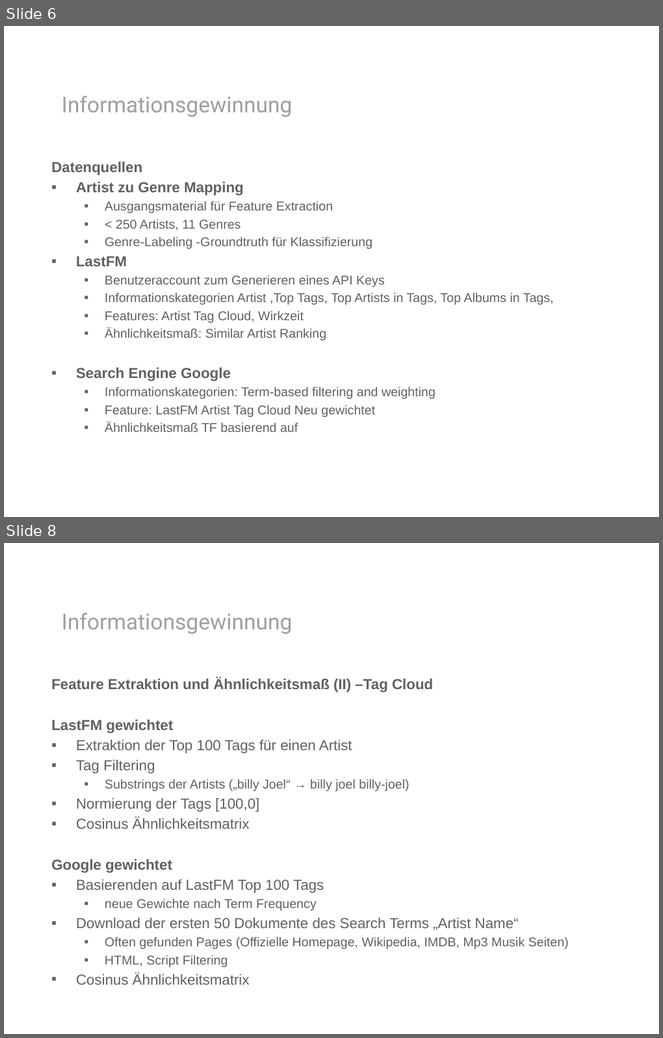
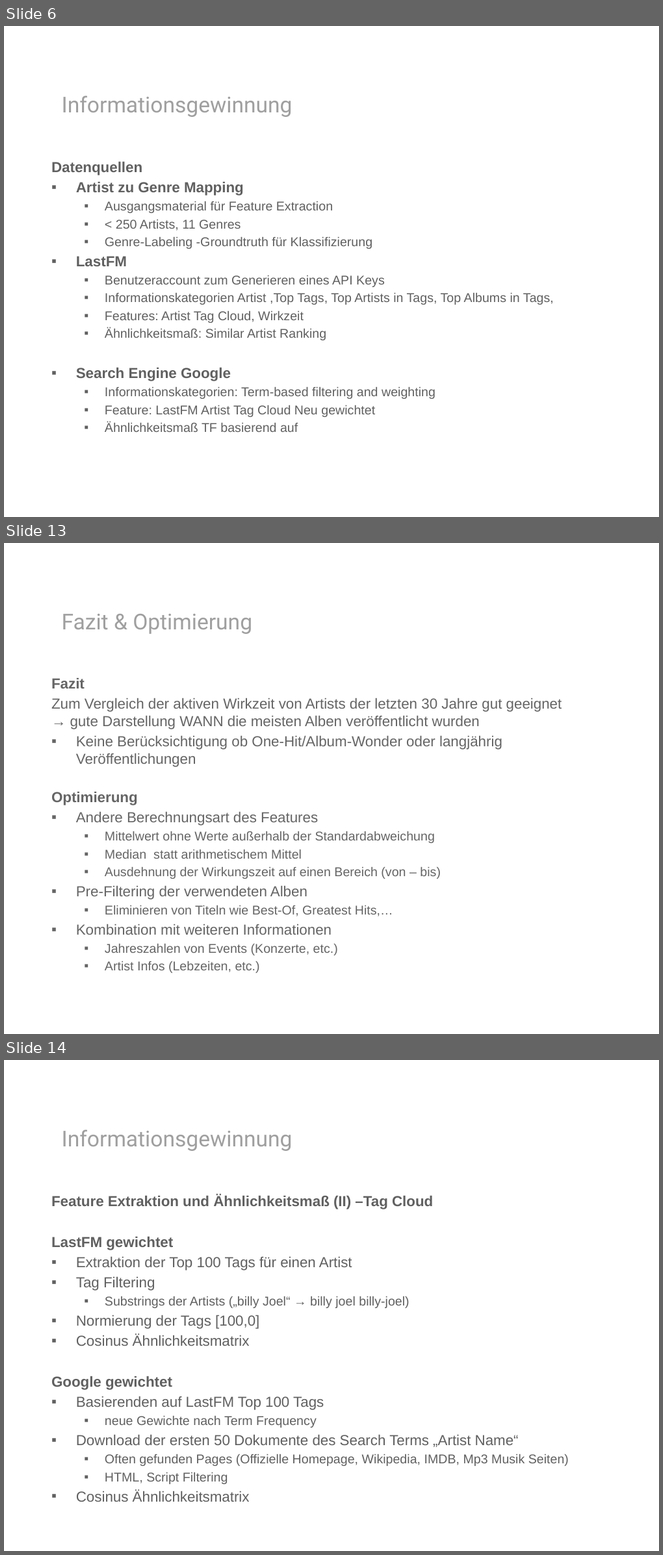
Before and after one commit to rohanprojects/mirlastfm, a slide deck: presentation/presentation.pptx. Shown one above the other, each under a label of ours: slides 6 and 8 before the commit, slides 6, 13 and 14 after it; the slides between them are not shown. The pictures are 663x1038 and 663x1555 pixels, drawn with LibreOffice and Linux fonts; fonts in the diff are those of the drawing; background and template pictures are left out. Boxes give left, top, right and bottom in pixels: in the first picture for what was removed or moved away, otherwise in the second. Text is boxed around its words. In the diff, an @@ line names an element or a change of style, - is before the commit and + after.

```diff
--- a/presentation/presentation.pptx
+++ b/presentation/presentation.pptx
@@ slide 13 added at <box>4,543,659,1034</box>, background #FFFFFF @@
@@ text added at <box>62,614,252,634</box>, 24 pt, text #9F9F9F @@
+Fazit & Optimierung
@@ text added at <box>51,678,562,973</box>, 16 pt, text #656565 @@
+Fazit
+Zum Vergleich der aktiven Wirkzeit von Artists der letzten 30 Jahre gut geeignet
+→ gute Darstellung WANN die meisten Alben veröffentlicht wurden
+▪ Keine Berücksichtigung ob One-Hit/Album-Wonder oder langjährig Veröffentlichungen
+  Optimierung
+▪ Andere Berechnungsart des Features
+  ▪ Mittelwert ohne Werte außerhalb der Standardabweichung
+  ▪ Median statt arithmetischem Mittel
+  ▪ Ausdehnung der Wirkungszeit auf einen Bereich (von – bis)
+▪ Pre-Filtering der verwendeten Alben
+  ▪ Eliminieren von Titeln wie Best-Of, Greatest Hits,…
+▪ Kombination mit weiteren Informationen
+  ▪ Jahreszahlen von Events (Konzerte, etc.)
+  ▪ Artist Infos (Lebzeiten, etc.)
@@ what was slide 8 is now slide 14 @@
```
Also in this commit, not shown: 1 slide changed, 5 other slides added, 3 other files.
